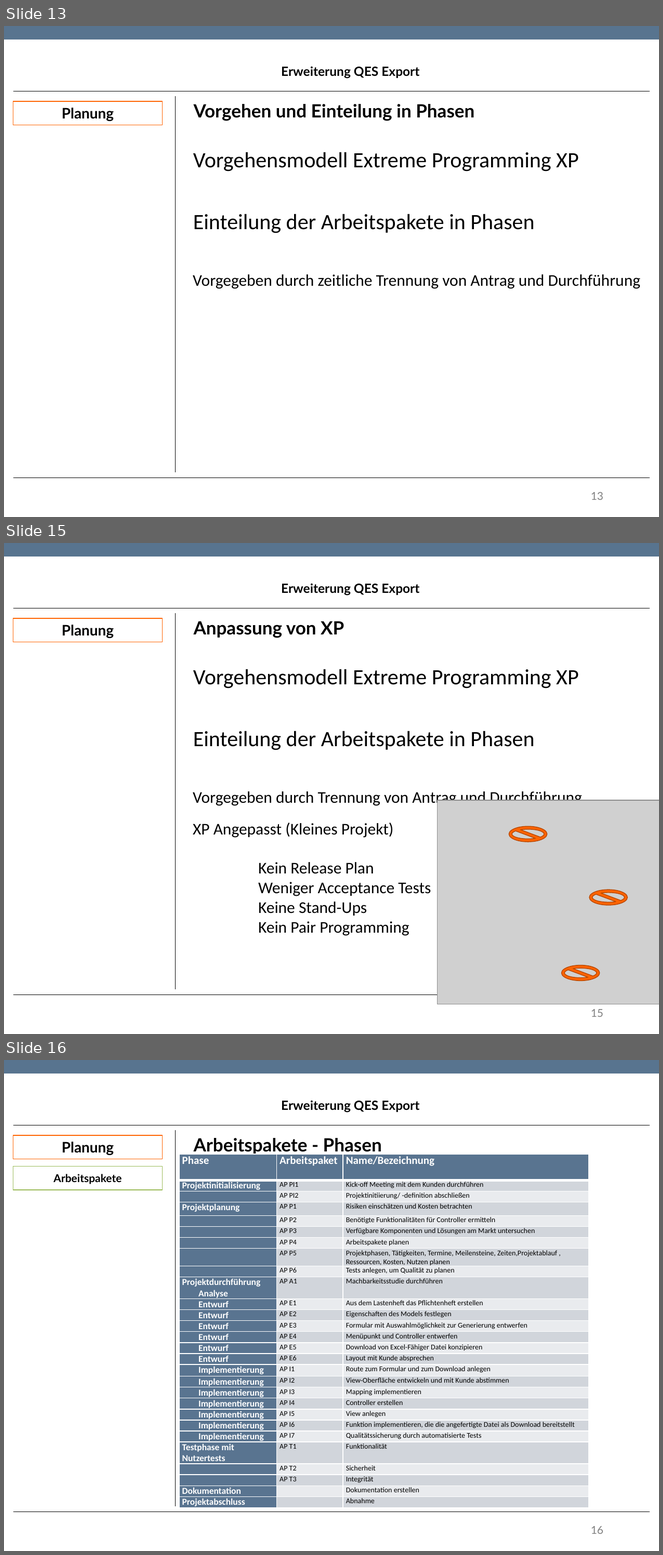
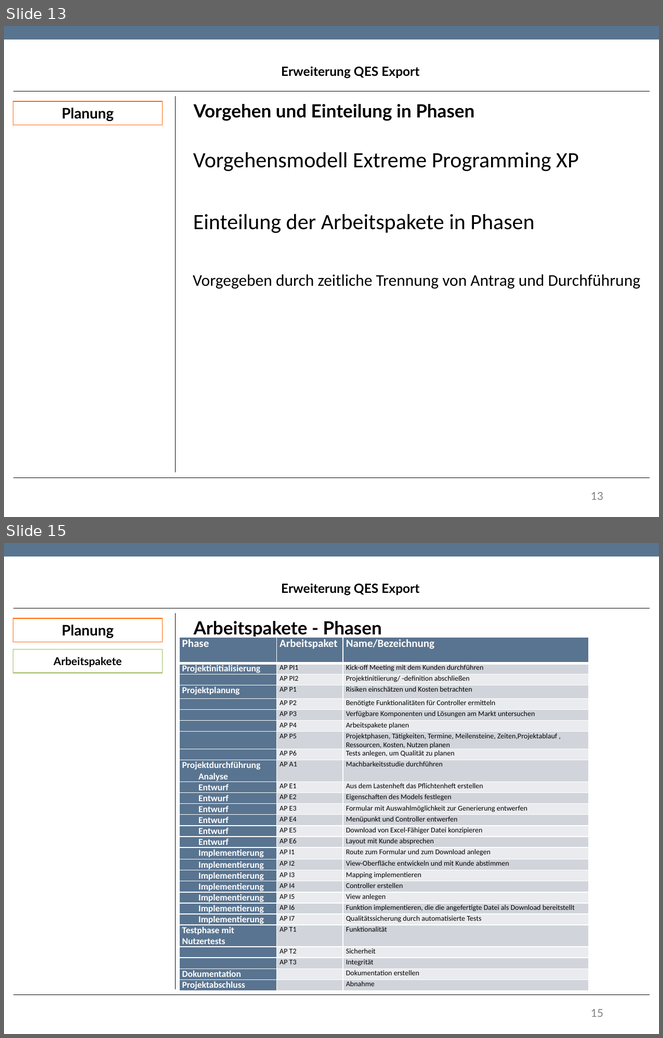
Before and after one commit to TwoHorus/dbExelExportLaravel, a slide deck: DOC/Fachgespraech.pptx. Shown one above the other, each under a label of ours: slides 13, 15 and 16 before the commit, slides 13 and 15 after it; the slides between them are not shown. The pictures are 663x1555 and 663x1038 pixels, drawn with LibreOffice and Linux fonts; fonts in the diff are those of the drawing; grey boxes stand for pictures; background and template pictures are left out. Boxes give left, top, right and bottom in pixels: in the first picture for what was removed or moved away, otherwise in the second. Text is boxed around its words. In the diff, an @@ line names an element or a change of style, - is before the commit and + after.

```diff
--- a/DOC/Fachgespraech.pptx
+++ b/DOC/Fachgespraech.pptx
@@ slide 15 removed at (4, 543, 659, 1034), background #FFFFFF; not listed: 1 template element that a slide beside it also shows @@
@@ text removed at (281, 584, 419, 596) @@
-Erweiterung QES Export
@@ rectangle removed at (13, 618, 163, 642) @@
-Planung
@@ line removed from (13, 608) to (650, 608) @@
@@ line removed from (176, 613) to (176, 990) @@
@@ text removed at (194, 621, 344, 638) @@
-Anpassung von XP
@@ text removed at (193, 669, 579, 689) @@
-Vorgehensmodell Extreme Programming XP
@@ text removed at (193, 731, 534, 750) @@
-Einteilung der Arbeitspakete in Phasen
@@ text removed at (193, 789, 582, 807) @@
-Vorgegeben durch Trennung von Antrag und Durchführung
@@ picture removed at (438, 800, 659, 1005) @@
@@ text removed at (193, 823, 431, 936) @@
-XP Angepasst (Kleines Projekt)
-Kein Release Plan
-Weniger Acceptance Tests
-Keine Stand-Ups
-Kein Pair Programming
@@ no-entry sign removed at (509, 827, 547, 843) @@
@@ no-entry sign removed at (590, 890, 628, 906) @@
@@ no-entry sign removed at (561, 966, 599, 981) @@
@@ line removed from (13, 995) to (650, 995) @@
@@ page number removed at (591, 1009, 604, 1017) @@
-15
@@ what was slide 16 is now slide 15 @@
@@ page number at (591, 1009, 604, 1017): text changed @@
-16
+15
```
Also in this commit, not shown: 1 slide changed.
